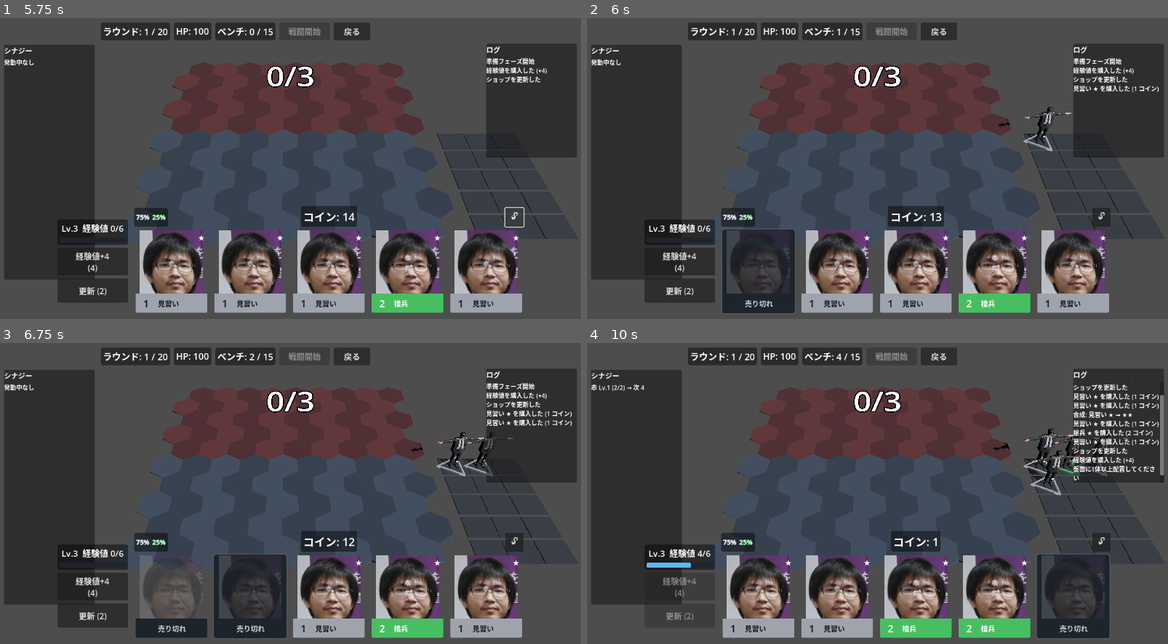
Above: before the commit, frames 1-4 (two rows, left to right).
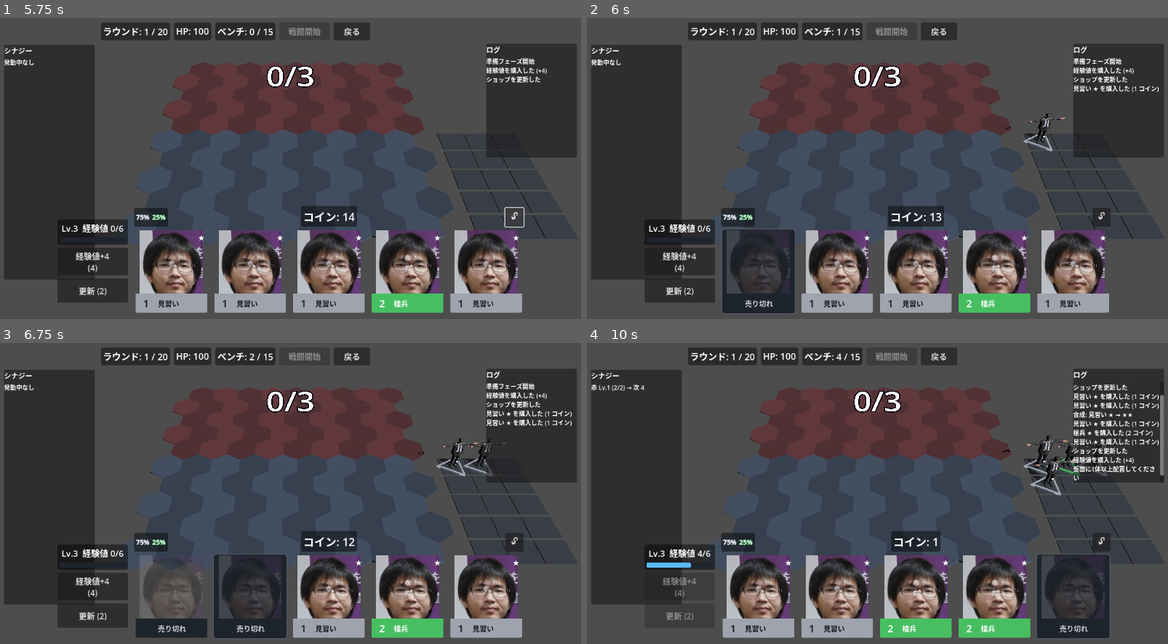
Above: after the commit, the same moments.

Repository: 2ufkpfb9daxnik/dopa_autochess
Game: Godot game, scene res://scenes/title.tscn
Same seed, same stepped clock (60 frames per second), same inputs: the game is played once before the commit and once after it.
Inputs (mouse positions are in pixels of both pictures, inside the frame that each line leads up to):
- Up to frame 1 (5.75 s): click "スタート" at 0.5 s; click "戻る" at 1.25 s; click "スタート" at 2 s; click "経験値+4 (4)" at 2.75 s; click "更新 (2)" at 3.5 s; click "🔓" at 4.25 s; click "🔒" at 5 s
- Up to frame 2 (6 s): click "売り切れ" at 5.75 s
- Up to frame 3 (6.75 s): click "売り切れ" at 6.5 s
- Up to frame 4 (10 s): click "売り切れ" at 7.25 s; click "売り切れ" at 8 s; click "売り切れ" at 8.75 s; tap Enter at 9.5 s; move the mouse to (1005, 487) at 9.52 s; hold D from 9.53 s (still down); tap F at 9.6 s; click (1005, 487) at 9.67 s; tap Space at 9.77 s

Frame 1 is identical in both runs. In frame 2, 0.2% of the frame differs, in the area x 70-84%, y 29-42%; in frame 3, 0.3%; in frame 4, 0.5%, in the area x 69-94%, y 28-49%.

Commit message:
真のキャラクター、及びレリックについて

Diff:
--- a/src/scripts/unit.gd
+++ b/src/scripts/unit.gd
@@ -3,7 +3,7 @@
 
 const UNIT_SCENE := preload("res://scenes/unit.tscn")
 const MAX_STARS := 4
-const TARGET_MODEL_HEIGHT := HexMath.HEX_SIZE * 0.03
+const TARGET_MODEL_HEIGHT := HexMath.HEX_SIZE * 0.025
 const UNIT_RENDER_PRIORITY := 2
 
 var unit_id: int = -1
Not shown, added: src/images/absorption.png.import
Not shown, added: src/images/earth.png.import
Not shown, added: src/images/fire.png.import
Not shown, added: src/images/ice.png.import
Not shown, added: src/images/thunder.png.import
Not shown, added: src/images/water.png.import
Not shown, added: src/images/wind.png.import
Not shown, removed: dump/character_name_changes.txt
Not shown, changed: dump/characters.md
Not shown, removed: dump/characters2.md
Not shown, removed: dump/characters3.md
Not shown, removed: dump/characters5.md
(and 123 more such lines)
